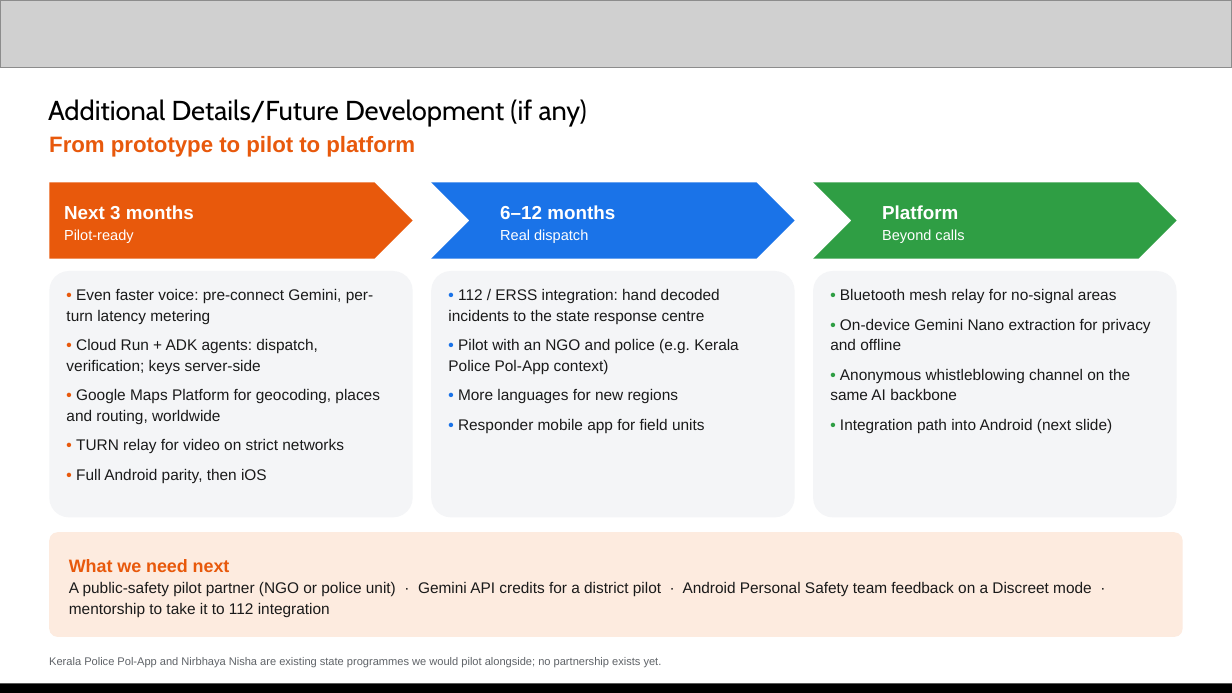
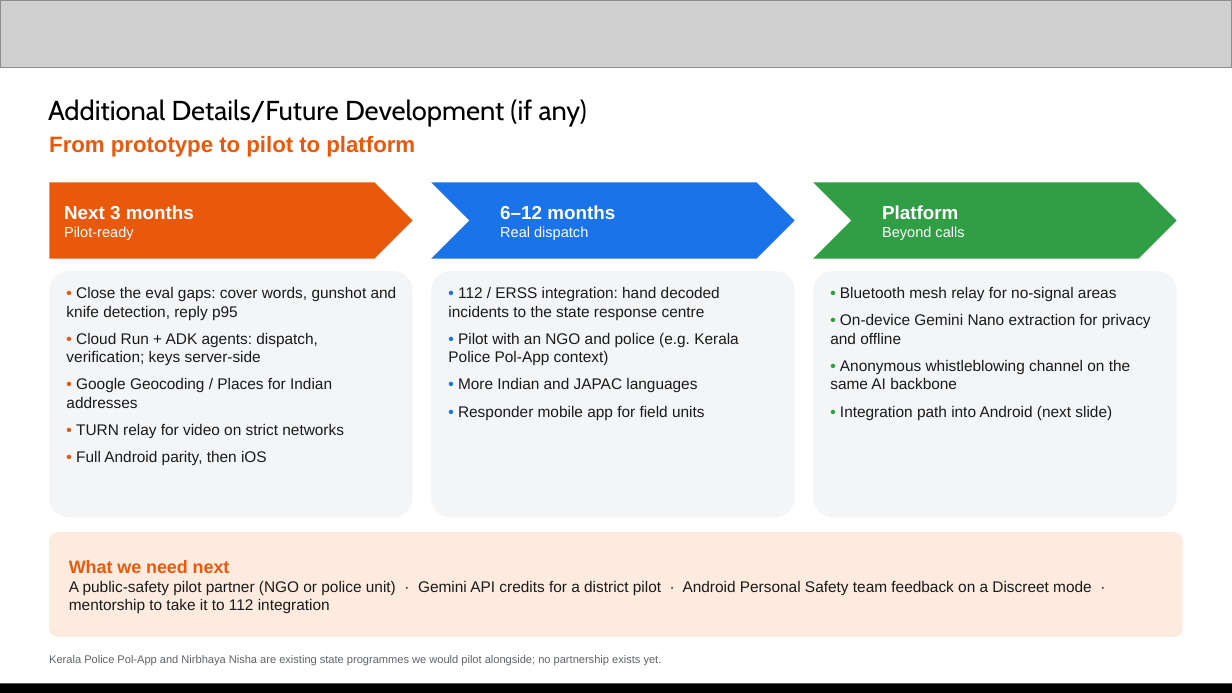
Before and after one commit to Jeevanvsan/ai_builder_hack, a slide deck: slide 13 of deck/QuickBite_Submission_Deck_NexMind_v2.pptx. Drawn at 1232x693 pixels with LibreOffice and Linux fonts; fonts in the diff are those of the drawing; grey boxes stand for pictures. Boxes give left, top, right and bottom in pixels: in the first picture for what was removed or moved away, otherwise in the second. Text is boxed around its words. In the diff, an @@ line names an element or a change of style, - is before the commit and + after.

```diff
--- a/deck/QuickBite_Submission_Deck_NexMind_v2.pptx
+++ b/deck/QuickBite_Submission_Deck_NexMind_v2.pptx
@@ text at (66, 286, 397, 320): text changed @@
-• Even faster voice: pre-connect Gemini, per-turn latency metering
+• Close the eval gaps: cover words, gunshot and knife detection, reply p95
@@ text at (448, 286, 739, 420): line spacing 1.12 to 1 @@
@@ text at (66, 332, 344, 465): line spacing 1.12 to 1 @@
@@ text at (66, 377, 332, 408): text changed @@
-• Google Maps Platform for geocoding, places and routing, worldwide
+• Google Geocoding / Places for Indian addresses
@@ text at (458, 377, 697, 392): text changed @@
-• More languages for new regions
+• More Indian and JAPAC languages
@@ line spacing 1.12 to 1 in 6 elements at (49, 182, 413, 259), (431, 182, 795, 259), (813, 182, 1177, 259), (830, 286, 1130, 420), (49, 532, 1183, 637), (49, 655, 662, 666) @@
```
Also in this commit, not shown: 14 other slides changed, 1 other file.
